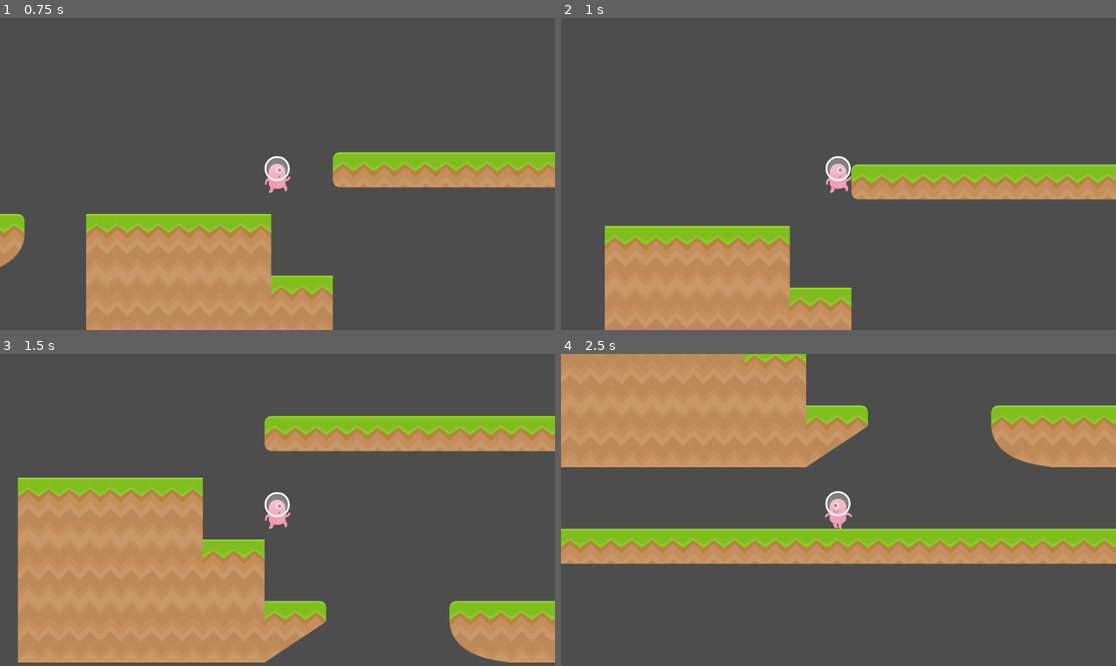
Above: before the commit, frames 1-4 (two rows, left to right).
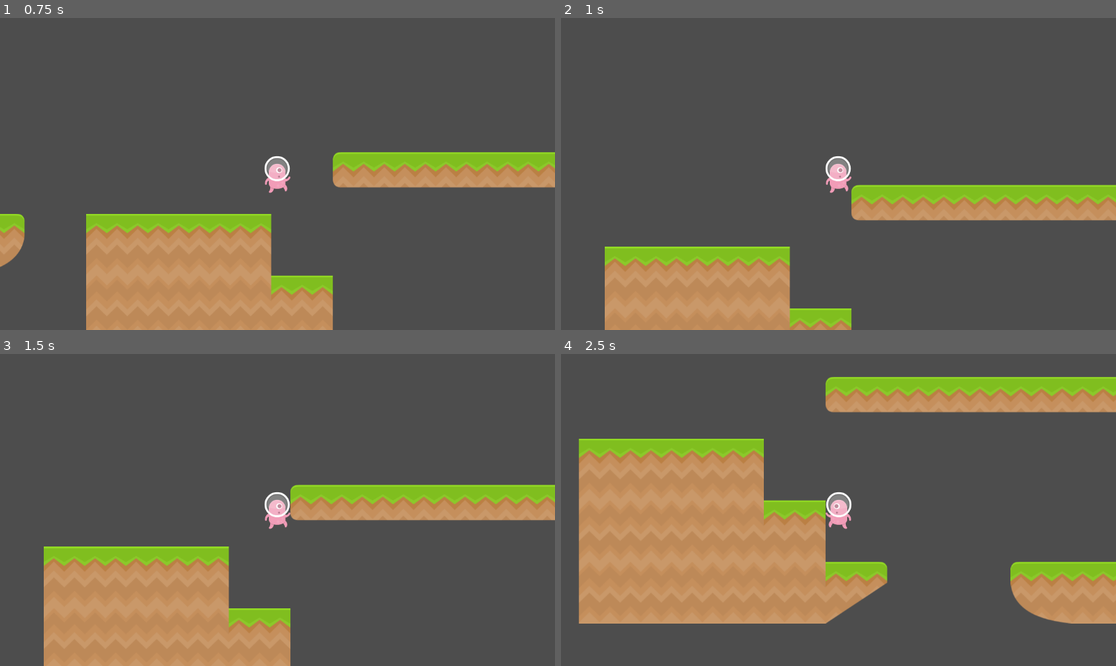
Above: after the commit, the same moments.

Repository: henrysoed/tutorial4-gamedev
Game: Godot game, scene res://scenes/Level1.tscn
The game is run twice, just before and just after one commit, with the same random seed, the same clock (stepped at 60 frames per second) and the same inputs.
Inputs:
- Up to frame 1 (0.75 s): tap Enter at 0.5 s; hold Right (right) from 0.53 s (still down); tap Space (jump) at 0.6 s
- Up to frame 2 (1 s): keep holding Right (right); tap Space (jump) at 0.77 s
- Up to frame 3 (1.5 s): keep holding Right (right); tap Space (jump) at 1.07, 1.35 s
- Up to frame 4 (2.5 s): tap Space (jump) at 1.52, 1.82, 2.1 s; release Right (right) at 2.03 s; hold A (left) from 2.03 s (still down)

Frame 1 is identical in both runs. In frame 2, 14% of the frame differs, in the area x 7-100%, y 46-100%; in frame 3, 29%; in frame 4, 55%, in the area x 0-100%, y 0-87%.

Commit message:
Tambahan: Implement double jump for character

Diff:
--- a/scenes/Player.gd
+++ b/scenes/Player.gd
@@ -3,23 +3,32 @@
 @export var speed: int = 400
 @export var gravity: int = 1200
 @export var jump_speed: int = -400
+@export var max_jumps: int = 2  # Maksimum lompatan (termasuk double jump)
 
+var jump_count: int = 0  # Melacak jumlah lompatan yang telah dilakukan
 
 func get_input():
 	velocity.x = 0
-	if is_on_floor() and Input.is_action_just_pressed("jump"):
+
+	# Reset jump_count jika karakter menyentuh lantai
+	if is_on_floor():
+		jump_count = 0
+
+	# Jika tombol lompat ditekan dan masih ada lompatan yang tersisa
+	if Input.is_action_just_pressed("jump") and jump_count < max_jumps:
 		velocity.y = jump_speed
+		jump_count += 1  # Tambah jumlah lompatan
+
+	# Gerakan kiri/kanan
 	if Input.is_action_pressed("right"):
 		velocity.x += speed
 	if Input.is_action_pressed("left"):
 		velocity.x -= speed
 
-
 func _physics_process(delta):
 	velocity.y += delta * gravity
 	get_input()
 	move_and_slide()
-
 
 func _process(_delta):
 	if not is_on_floor():
@@ -29,8 +38,6 @@
 	else:
 		$Animator.play("Idle")
 
+	# Flip sprite berdasarkan arah gerakan
 	if velocity.x != 0:
-		if velocity.x > 0:
-			$Sprite2D.flip_h = false
-		else:
-			$Sprite2D.flip_h = true
+		$Sprite2D.flip_h = velocity.x < 0
